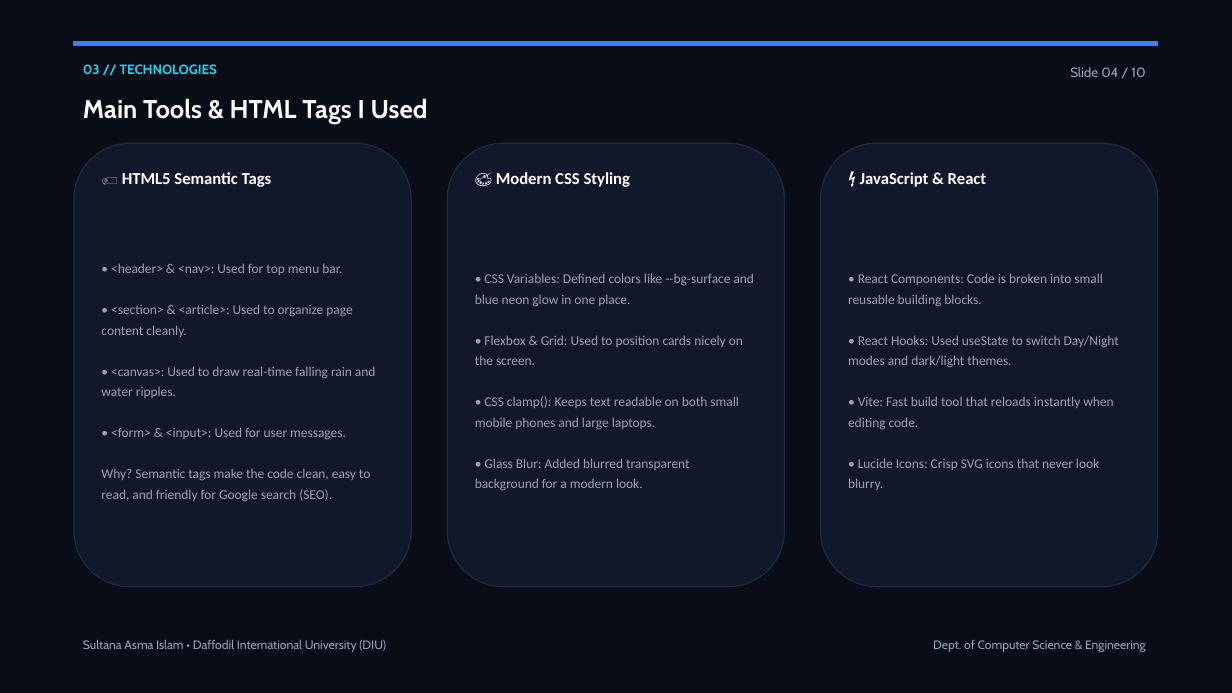
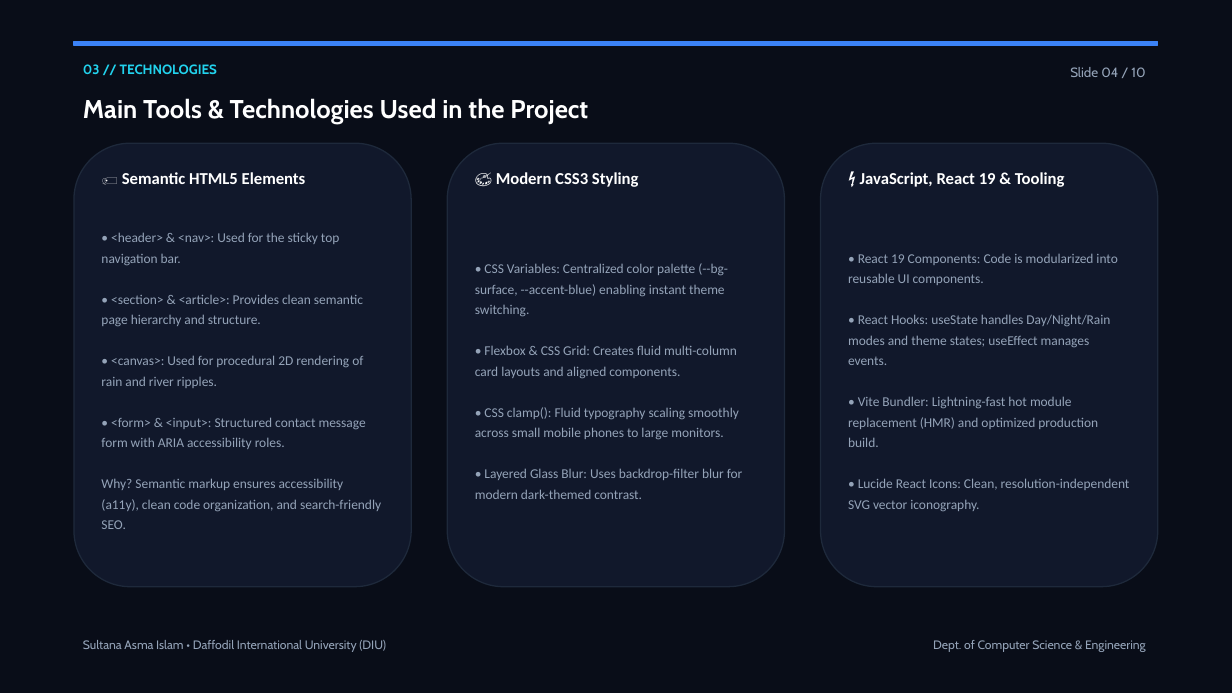
Before and after one commit to Sultana-Asma/sultana-portfolio, a slide deck: slide 4 of My_Portfolio_Presentation_Sultana.pptx. Drawn at 1232x693 pixels with LibreOffice and Linux fonts; fonts in the diff are those of the drawing. Boxes give left, top, right and bottom in pixels: in the first picture for what was removed or moved away, otherwise in the second. Text is boxed around its words. In the diff, an @@ line names an element or a change of style, - is before the commit and + after.

Commit message:
Final review and updates: accurate honeypot & canvas justification, refined sitemap hierarchy, 3 key outputs (hero, skills, modal), 3 future improvements, and consistent verified metrics

```diff
--- a/My_Portfolio_Presentation_Sultana.pptx
+++ b/My_Portfolio_Presentation_Sultana.pptx
@@ text at box(83, 98, 588, 124): text changed @@
-Main Tools & HTML Tags I Used
+Main Tools & Technologies Used in the Project
@@ text at box(122, 172, 306, 184): text changed @@
-🏷️ HTML5 Semantic Tags
+🏷️ Semantic HTML5 Elements
@@ text at box(496, 172, 639, 187): text changed @@
-🎨 Modern CSS Styling
+🎨 Modern CSS3 Styling
@@ text at box(860, 172, 1065, 187): text changed @@
-⚡ JavaScript & React
+⚡ JavaScript, React 19 & Tooling
@@ text at box(101, 232, 381, 529): text changed @@
-• <header> & <nav>: Used for top menu bar.
-• <section> & <article>: Used to organize page content cleanly.
-• <canvas>: Used to draw real-time falling rain and water ripples.
-• <form> & <input>: Used for user messages.
-Why? Semantic tags make the code clean, easy to read, and friendly for Google search (SEO).
+• <header> & <nav>: Used for the sticky top navigation bar.
+• <section> & <article>: Provides clean semantic page hierarchy and structure.
+• <canvas>: Used for procedural 2D rendering of rain and river ripples.
+• <form> & <input>: Structured contact message form with ARIA accessibility roles.
+Why? Semantic markup ensures accessibility (a11y), clean code organization, and search-friendly SEO.
@@ text at box(475, 263, 743, 499): text changed @@
-• CSS Variables: Defined colors like --bg-surface and blue neon glow in one place.
-• Flexbox & Grid: Used to position cards nicely on the screen.
-• CSS clamp(): Keeps text readable on both small mobile phones and large laptops.
-• Glass Blur: Added blurred transparent background for a modern look.
+• CSS Variables: Centralized color palette (--bg-surface, --accent-blue) enabling instant theme switching.
+• Flexbox & CSS Grid: Creates fluid multi-column card layouts and aligned components.
+• CSS clamp(): Fluid typography scaling smoothly across small mobile phones to large monitors.
+• Layered Glass Blur: Uses backdrop-filter blur for modern dark-themed contrast.
@@ text at box(848, 254, 1130, 511): text changed @@
-• React Components: Code is broken into small reusable building blocks.
-• React Hooks: Used useState to switch Day/Night modes and dark/light themes.
-• Vite: Fast build tool that reloads instantly when editing code.
-• Lucide Icons: Crisp SVG icons that never look blurry.
+• React 19 Components: Code is modularized into reusable UI components.
+• React Hooks: useState handles Day/Night/Rain modes and theme states; useEffect manages events.
+• Vite Bundler: Lightning-fast hot module replacement (HMR) and optimized production build.
+• Lucide React Icons: Clean, resolution-independent SVG vector iconography.
```
Also in this commit, not shown: 9 other slides changed, 7 other files.
